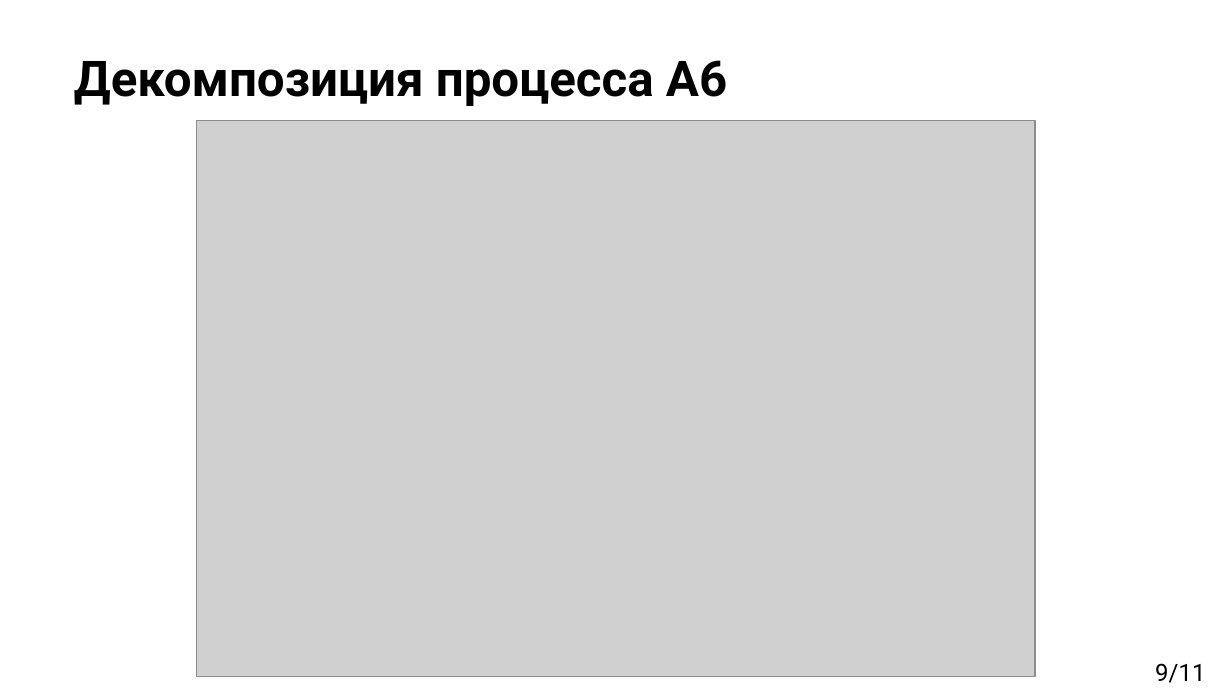
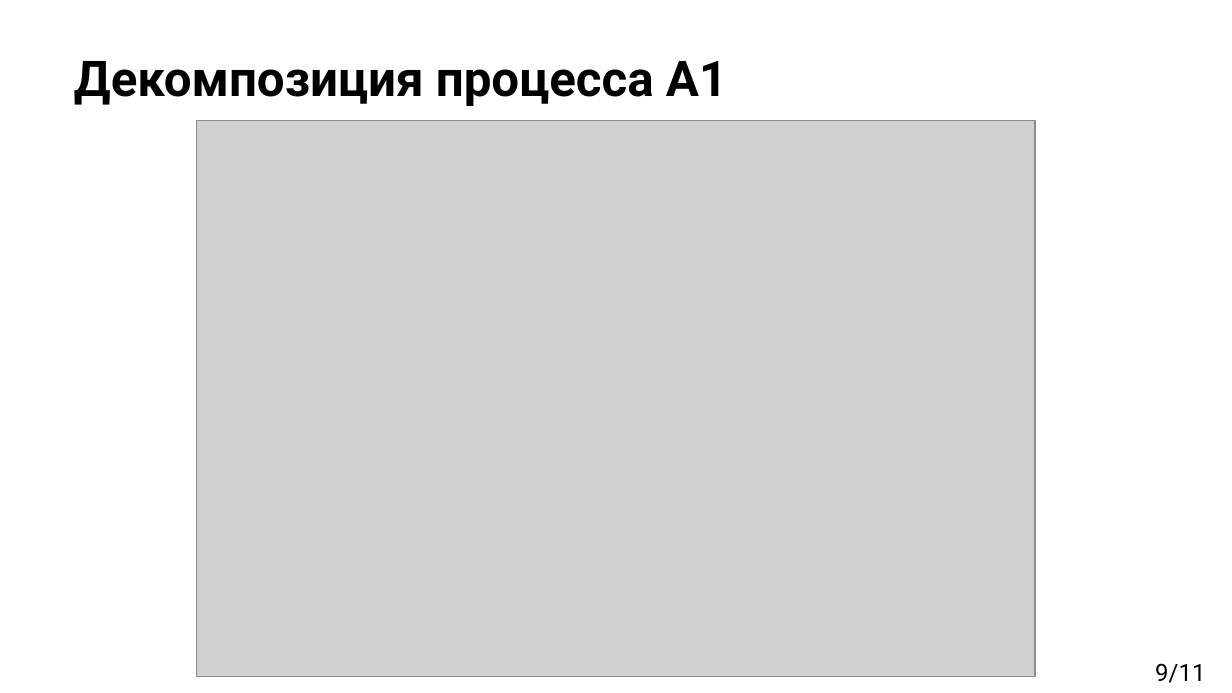
Before and after one commit to kotosusl/DB_Adadurova_Poplavskiy_Lavretskaya, a slide deck: slide 9 of Ададурова_Поплавский_Лаврецкая_лаба1/Presentation_DFD.pptx. Drawn at 1232x693 pixels with LibreOffice and Linux fonts; fonts in the diff are those of the drawing; grey boxes stand for pictures; background and template pictures are left out. Boxes give left, top, right and bottom in pixels: in the first picture for what was removed or moved away, otherwise in the second. Text is boxed around its words. In the diff, an @@ line names an element or a change of style, - is before the commit and + after.

```diff
--- a/Ададурова_Поплавский_Лаврецкая_лаба1/Presentation_DFD.pptx
+++ b/Ададурова_Поплавский_Лаврецкая_лаба1/Presentation_DFD.pptx
@@ title at (74,61,727,106): text changed @@
-Декомпозиция процесса А6
+Декомпозиция процесса А1
```
Also in this commit, not shown: 2 other slides changed.
